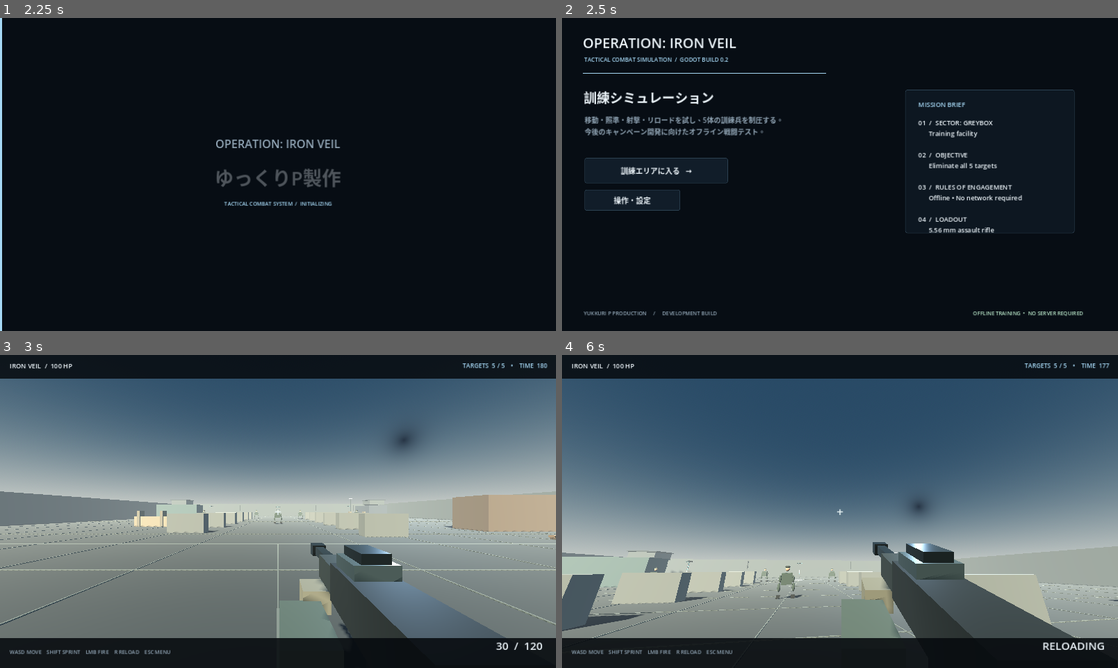
Above: before the commit, frames 1-4 (two rows, left to right).
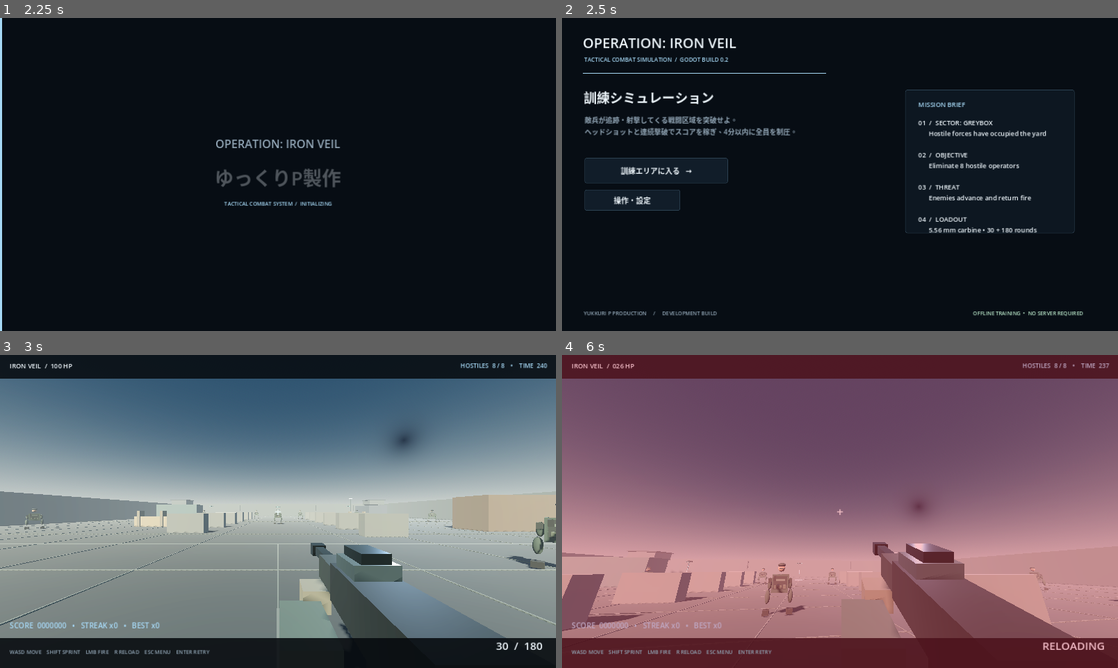
Above: after the commit, the same moments.

Repository: YukkuriP/Yukkuri-FPS2
Game: Godot game, scene res://scenes/main.tscn
The game is run twice, just before and just after one commit, with the same random seed, the same clock (stepped at 60 frames per second) and the same inputs.
Inputs (mouse positions are in pixels of both pictures, inside the frame that each line leads up to):
- Up to frame 1 (2.25 s): tap Enter at 0.5, 0.6, 1.35 s; move the mouse to (400, 158) at 0.52 s; hold D (move_right) 0.53-1.28 s; click (400, 158) at 0.67 s; tap Space at 1.25 s; move the mouse to (166, 190) at 1.27 s; hold S (move_back) 1.28-2.03 s; click (166, 190) at 1.42 s; move the mouse to (333, 105) at 2.02 s; hold D (move_right) from 2.03 s (still down); tap R at 2.1 s; click (333, 105) at 2.17 s
- Up to frame 2 (2.5 s): keep holding D (move_right); tap Enter at 2.3 s
- Up to frame 3 (3 s): release D (move_right) at 2.75 s; click "訓練エリアに入る →" at 2.75 s
- Up to frame 4 (6 s): move the mouse to (812, 574) at 3.52 s; hold W (move_forward) from 3.53 s (still down); tap Shift at 3.6 s; click (812, 574) at 3.67 s; tap Enter at 3.8, 4.35, 5.1 s; move the mouse to (878, 514) at 4.27 s; click (878, 514) at 4.42 s; move the mouse to (795, 508) at 5.02 s; click (795, 508) at 5.17 s; move the mouse to (845, 511) at 5.77 s; tap R at 5.85 s; click (845, 511) at 5.92 s

Frame 1 is identical in both runs. In frame 2, 1.8% of the frame differs, in the area x 4-88%, y 31-69%; in frame 3, 1.0%; in frame 4, 100%, in the area x 0-100%, y 0-100%.

Commit message:
Turn offline training into a combat survival mission

Diff:
--- a/scripts/main.gd
+++ b/scripts/main.gd
@@ -23,6 +23,8 @@
 var hud_label: Label
 var ammo_label: Label
 var status_label: Label
+var score_label: Label
+var damage_overlay: ColorRect
 var crosshair: Label
 var hitmarker: Label
 var look_yaw := 0.0
@@ -34,9 +36,14 @@
 var reload_left := 0.0
 var fire_cooldown := 0.0
 var health := 100
-var targets_remaining := 5
-var mission_time := 180.0
+var targets_remaining := 8
+var mission_time := 240.0
 var mission_complete := false
+var mission_failed := false
+var score := 0
+var kill_streak := 0
+var best_streak := 0
+var damage_flash_left := 0.0
 var target_nodes: Array[Node3D] = []
 var objective_nodes: Array[Node3D] = []
 var hitmarker_left := 0.0
@@ -138,7 +145,7 @@
 	welcome.add_theme_color_override("font_color", TEXT)
 	root_ui.add_child(welcome)
 	var description := Label.new()
-	description.text = "移動・照準・射撃・リロードを試し、5体の訓練兵を制圧する。\n今後のキャンペーン開発に向けたオフライン戦闘テスト。"
+	description.text = "敵兵が追跡・射撃してくる戦闘区域を突破せよ。\nヘッドショットと連続撃破でスコアを稼ぎ、4分以内に全員を制圧。"
 	description.position = Vector2(52, 222)
 	description.size = Vector2(690, 62)
 	description.add_theme_font_size_override("font_size", 16)
@@ -163,7 +170,7 @@
 	panel_title.add_theme_color_override("font_color", ACCENT)
 	root_ui.add_child(panel_title)
 	var briefing := Label.new()
-	briefing.text = "01  /  SECTOR: GREYBOX\n      Training facility\n\n02  /  OBJECTIVE\n      Eliminate all 5 targets\n\n03  /  RULES OF ENGAGEMENT\n      Offline • No network required\n\n04  /  LOADOUT\n      5.56 mm assault rifle"
+	briefing.text = "01  /  SECTOR: GREYBOX\n      Hostile forces have occupied the yard\n\n02  /  OBJECTIVE\n      Eliminate 8 hostile operators\n\n03  /  THREAT\n      Enemies advance and return fire\n\n04  /  LOADOUT\n      5.56 mm carbine • 30 + 180 rounds"
 	briefing.position = Vector2(820, 230)
 	briefing.size = Vector2(330, 230)
 	briefing.add_theme_font_size_override("font_size", 15)
@@ -245,12 +252,17 @@
 func _start_training() -> void:
 	in_training = true
 	ammo = 30
-	reserve_ammo = 120
+	reserve_ammo = 180
 	reloading = false
 	health = 100
-	targets_remaining = 5
-	mission_time = 180.0
+	targets_remaining = 8
+	mission_time = 240.0
 	mission_complete = false
+	mission_failed = false
+	score = 0
+	kill_streak = 0
+	best_streak = 0
+	damage_flash_left = 0.0
 	target_nodes.clear()
 	objective_nodes.clear()
 	_clear_ui()
@@ -279,7 +291,11 @@
 	env.ambient_light_energy = 0.65
 	env.reflected_light_source = Environment.REFLECTION_SOURCE_BG
 	env.tonemap_mode = Environment.TONE_MAPPER_FILMIC
-	env.tonemap_exposure = 1.0
+	env.tonemap_exposure = 1.08
+	env.glow_enabled = true
+	env.glow_intensity = 0.45
+	env.glow_strength = 0.8
+	env.glow_bloom = 0.08
 	env.fog_enabled = true
 	env.fog_light_color = Color("#a6b0b0")
 	env.fog_density = 0.006
@@ -492,7 +508,7 @@
 	weapon_root.add_child(instance)
 
 func _spawn_training_targets() -> void:
-	var positions := [Vector3(-14, 0, -9), Vector3(-5, 0, -17), Vector3(5, 0, -15), Vector3(14, 0, -7), Vector3(0, 0, 1)]
+	var positions := [Vector3(-14, 0, -9), Vector3(-5, 0, -17), Vector3(5, 0, -15), Vector3(14, 0, -7), Vector3(0, 0, 1), Vector3(-23, 0, 8), Vector3(24, 0, -3), Vector3(8, 0, 20)]
 	for i in range(positions.size()):
 		var target := _make_soldier_target(i + 1)
 		target.position = positions[i]
@@ -507,6 +523,8 @@
 	body.add_to_group("training_target")
 	body.set_meta("health", 100)
 	body.set_meta("root_target", soldier)
+	body.set_meta("is_enemy", true)
+	soldier.set_meta("attack_cooldown", 0.8 + float(number % 3) * 0.45)
 	soldier.add_child(body)
 	var collision := CollisionShape3D.new()
 	var capsule := CapsuleShape3D.new()
@@ -566,7 +584,7 @@
 	top.size = Vector2(1280, 54)
 	root_ui.add_child(top)
 	hud_label = Label.new()
-	hud_label.text = "IRON VEIL  /  TRAINING SECTOR"
+	hud_label.text = "IRON VEIL  /  HOSTILE CONTACT"
 	hud_label.position = Vector2(22, 14)
 	hud_label.size = Vector2(600, 28)
 	hud_label.add_theme_font_size_override("font_size", 15)
@@ -614,10 +632,22 @@
 	ammo_label.add_theme_font_size_override("font_size", 25)
 	ammo_label.add_theme_color_override("font_color", TEXT)
 	root_ui.add_child(ammo_label)
+	score_label = Label.new()
+	score_label.position = Vector2(22, 610)
+	score_label.size = Vector2(380, 44)
+	score_label.add_theme_font_size_override("font_size", 17)
+	score_label.add_theme_color_override("font_color", ACCENT)
+	root_ui.add_child(score_label)
+	damage_overlay = ColorRect.new()
+	damage_overlay.color = Color("#ff263f")
+	damage_overlay.modulate.a = 0.0
+	damage_overlay.set_anchors_and_offsets_preset(Control.PRESET_FULL_RECT)
+	damage_overlay.mouse_filter = Control.MOUSE_FILTER_IGNORE
+	root_ui.add_child(damage_overlay)
 	var controls := Label.new()
-	controls.text = "WASD MOVE    SHIFT SPRINT    LMB FIRE    R RELOAD    ESC MENU"
+	controls.text = "WASD MOVE    SHIFT SPRINT    LMB FIRE    R RELOAD    ESC MENU    ENTER RETRY"
 	controls.position = Vector2(22, 674)
-	controls.size = Vector2(760, 24)
+	controls.size = Vector2(900, 24)
 	controls.add_theme_font_size_override("font_size", 12)
 	controls.add_theme_color_override("font_color", MUTED)
 	root_ui.add_child(controls)
@@ -629,11 +659,16 @@
 	if is_instance_valid(ammo_label):
 		ammo_label.text = "RELOADING" if reloading else "%02d  /  %03d" % [ammo, reserve_ammo]
 	if is_instance_valid(status_label):
-		if mission_complete:
-			status_label.text = "MISSION COMPLETE  •  ALL TARGETS CLEARED"
+		if mission_failed:
+			status_label.text = "MISSION FAILED  •  PRESS ENTER TO RETRY"
+			status_label.add_theme_color_override("font_color", RED)
+		elif mission_complete:
+			status_label.text = "SECTOR CLEARED  •  PRESS ENTER TO PLAY AGAIN"
 			status_label.add_theme_color_override("font_color", GREEN)
 		else:
-			status_label.text = "TARGETS  %d / 5    •    TIME  %03d" % [targets_remaining, int(ceil(mission_time))]
+			status_label.text = "HOSTILES  %d / 8    •    TIME  %03d" % [targets_remaining, int(ceil(mission_time))]
+	if is_instance_valid(score_label):
+		score_label.text = "SCORE  %07d   •   STREAK x%d   •   BEST x%d" % [score, kill_streak, best_streak]
 
 func _return_to_lobby() -> void:
 	in_training = false
@@ -659,6 +694,8 @@
 				_return_to_lobby()
 		elif event.keycode == KEY_R:
 			_start_reload()
+		elif event.keycode == KEY_ENTER and (mission_complete or mission_failed):
+			_start_training()
 	elif event is InputEventMouseButton and event.button_index == MOUSE_BUTTON_LEFT and event.pressed:
 		if not mouse_captured:
 			Input.mouse_mode = Input.MOUSE_MODE_CAPTURED
@@ -690,11 +727,11 @@
 			reserve_ammo -= loaded
 			reloading = false
 	_update_hud()
-	if not mission_complete:
+	if not mission_complete and not mission_failed:
 		mission_time = maxf(0.0, mission_time - delta)
 		if mission_time <= 0.0:
-			status_label.text = "TIME EXPIRED  •  RESET FROM LOBBY"
-			status_label.add_theme_color_override("font_color", RED)
+			mission_failed = true
+	_update_hud()
 	var input_dir := Vector2(
 		Input.get_action_strength("move_right") - Input.get_action_strength("move_left"),
 		Input.get_action_strength("move_back") - Input.get_action_strength("move_forward")
@@ -723,7 +760,7 @@
 	reload_left = 1.65
 
 func _fire_weapon() -> void:
-	if not in_training or reloading or fire_cooldown > 0.0 or mission_complete:
+	if not in_training or reloading or fire_cooldown > 0.0 or mission_complete or mission_failed:
 		return
 	if ammo <= 0:
 		_start_reload()
@@ -750,26 +787,78 @@
 		var collider := result.get("collider") as Node
 		if collider is Node and collider.is_in_group("training_target"):
 			var target_root := collider.get_meta("root_target") as Node3D
-			var target_health: int = int(collider.get_meta("health")) - 34
+			var hit_position: Vector3 = result.get("position", to) as Vector3
+			var headshot := hit_position.y - target_root.global_position.y > 1.55
+			var damage := 100 if headshot else 34
+			var target_health: int = int(collider.get_meta("health")) - damage
 			collider.set_meta("health", target_health)
-			hitmarker_left = 0.2
+			score += 25 if headshot else 10
+			hitmarker.text = "✦" if headshot else "×"
+			hitmarker.add_theme_color_override("font_color", Color("#ffd783") if headshot else Color.WHITE)
+			hitmarker_left = 0.28
+			_spawn_hit_effect(hit_position, headshot)
 			if target_health <= 0:
 				targets_remaining = maxi(0, targets_remaining - 1)
 				target_nodes.erase(target_root)
+				kill_streak += 1
+				best_streak = maxi(best_streak, kill_streak)
+				score += 250 + kill_streak * 50
 				var death_tween := create_tween()
 				death_tween.tween_property(target_root, "scale", Vector3(0.01, 0.01, 0.01), 0.16)
 				death_tween.tween_callback(target_root.queue_free)
 				if targets_remaining == 0:
 					mission_complete = true
+		else:
+			kill_streak = 0
 	_update_hud()
 
-func _process(_delta: float) -> void:
+func _spawn_hit_effect(position: Vector3, headshot: bool) -> void:
+	var flash := OmniLight3D.new()
+	flash.light_color = Color("#9fe6ff") if headshot else Color("#ffc078")
+	flash.light_energy = 1.7 if headshot else 0.9
+	flash.omni_range = 2.2
+	flash.position = position
+	world.add_child(flash)
+	var tween := create_tween()
+	tween.tween_property(flash, "light_energy", 0.0, 0.12)
+	tween.tween_callback(flash.queue_free)
+
+func _damage_player(amount: int) -> void:
+	if mission_complete or mission_failed:
+		return
+	health = maxi(0, health - amount)
+	damage_flash_left = 0.48
+	if health <= 0:
+		mission_failed = true
+	_update_hud()
+
+func _process(delta: float) -> void:
 	if not in_training or not is_instance_valid(player):
 		return
-	# Simple proximity-based training targets keep the scene lightweight.
+	damage_flash_left = maxf(0.0, damage_flash_left - delta)
+	if is_instance_valid(damage_overlay):
+		damage_overlay.modulate.a = clampf(damage_flash_left * 0.6, 0.0, 0.28)
+	if mission_complete or mission_failed:
+		return
+	# Enemies push toward the player, pause to fire, and turn to face the player.
 	for i in range(target_nodes.size()):
 		var target := target_nodes[i]
-		if is_instance_valid(target):
-			var target_body := target.get_node_or_null("HitBody") as StaticBody3D
-			if target_body:
-				target_body.rotation.y = sin(Time.get_ticks_msec() * 0.00035 + float(i)) * 0.16
+		if not is_instance_valid(target):
+			continue
+		var target_body := target.get_node_or_null("HitBody") as StaticBody3D
+		if not is_instance_valid(target_body):
+			continue
+		var to_player: Vector3 = player.global_position - target.global_position
+		to_player.y = 0.0
+		var distance := to_player.length()
+		if distance > 0.01:
+			target_body.rotation.y = atan2(-to_player.x, -to_player.z)
+		if distance > 7.0:
+			var move_step := minf(distance - 6.5, (1.15 + float(i % 3) * 0.18) * delta)
+			target.global_position += to_player.normalized() * move_step
+		var cooldown := float(target.get_meta("attack_cooldown", 1.0)) - delta
+		if distance < 24.0 and cooldown <= 0.0:
+			_damage_player(6 + (i % 3) * 2)
+			cooldown = 1.0 + float(i % 3) * 0.25
+		target.set_meta("attack_cooldown", cooldown)
+	_update_hud()
